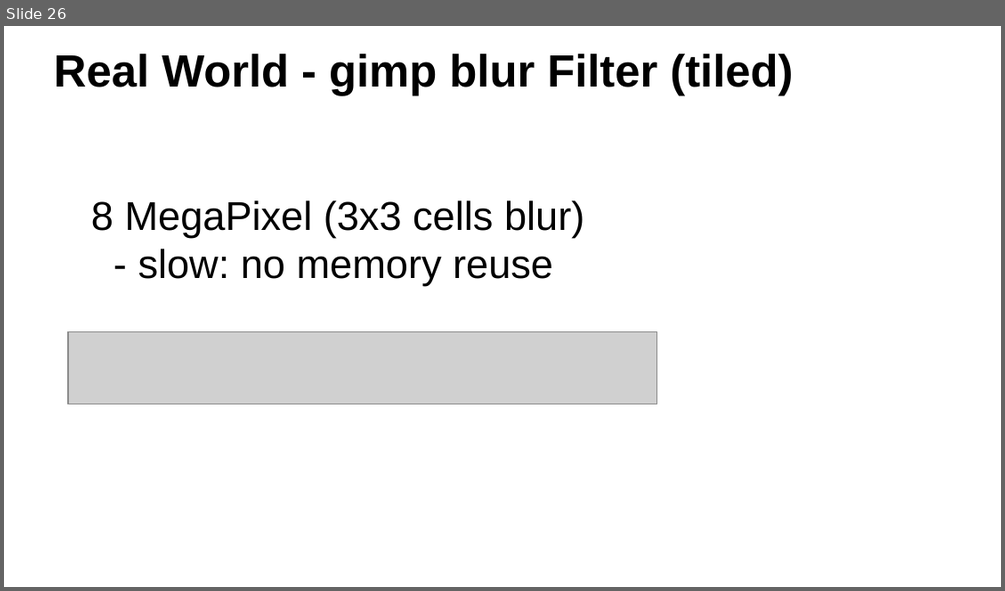
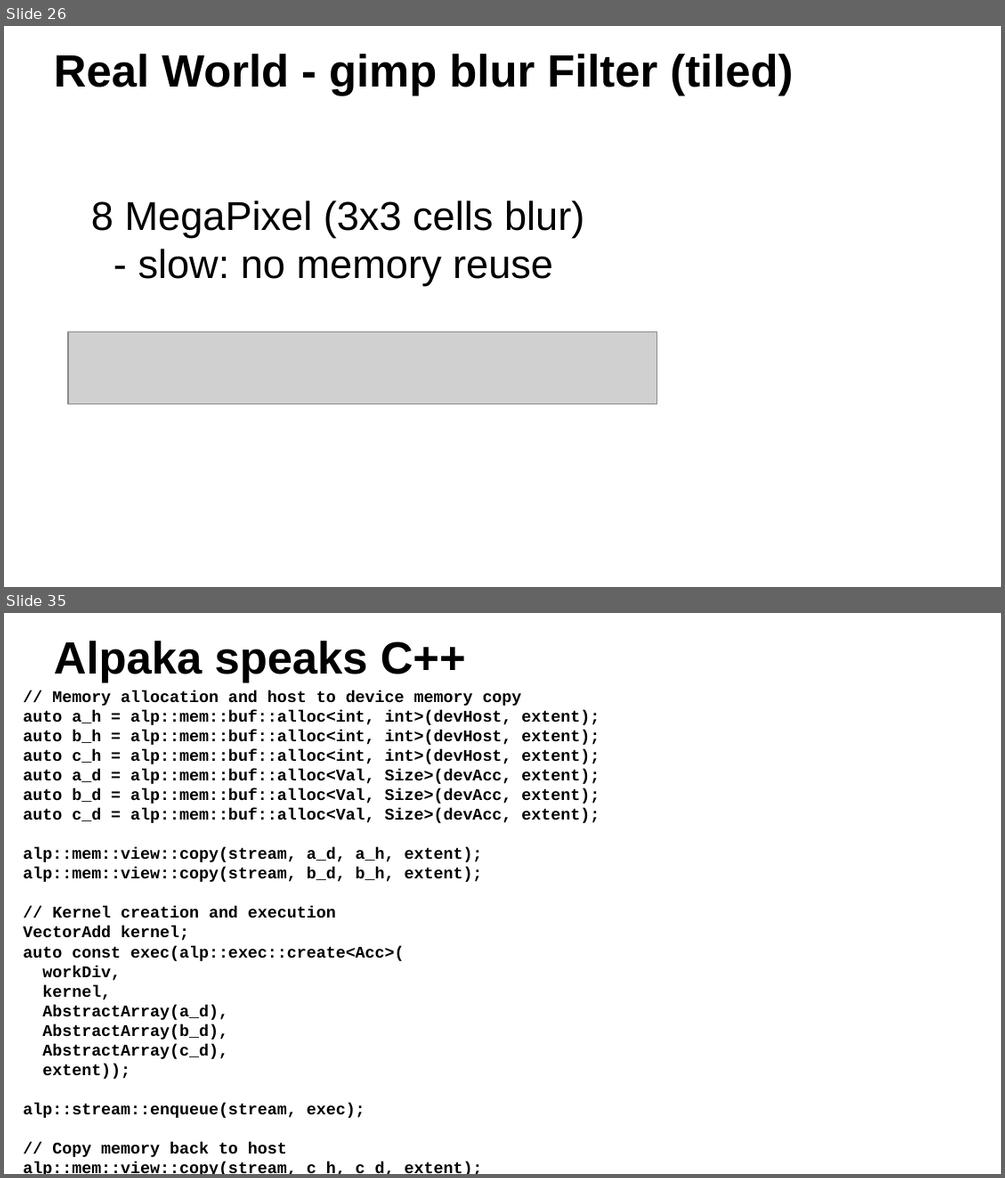
Before and after one commit to ax3l/datenspuren_2016, a slide deck: Slides.odp. Shown one above the other, each under a label of ours: slide 26 before the commit, slides 26 and 35 after it; the slides between them are not shown. The pictures are 1005x591 and 1005x1178 pixels, drawn with LibreOffice and Linux fonts; fonts in the diff are those of the drawing; grey boxes stand for pictures; background and template pictures are left out. Boxes give left, top, right and bottom in pixels: in the first picture for what was removed or moved away, otherwise in the second. Text is boxed around its words. In the diff, an @@ line names an element or a change of style, - is before the commit and + after.

Commit message:
more slides
- openmp 4.5
- openacc
- alpaka

```diff
--- a/Slides.odp
+++ b/Slides.odp
@@ slide 35 added at box(4, 613, 1001, 1174), background #FFFFFF @@
@@ title added at box(54, 641, 466, 683), 36 pt, text #000000, bold @@
+Alpaka speaks C++
@@ text added at box(23, 690, 599, 1157), 13 pt, text #000000, bold @@
+// Memory allocation and host to device memory copy
+auto a_h = alp::mem::buf::alloc<int, int>(devHost, extent);
+auto b_h = alp::mem::buf::alloc<int, int>(devHost, extent);
+auto c_h = alp::mem::buf::alloc<int, int>(devHost, extent);
+auto a_d = alp::mem::buf::alloc<Val, Size>(devAcc, extent);
+auto b_d = alp::mem::buf::alloc<Val, Size>(devAcc, extent);
+auto c_d = alp::mem::buf::alloc<Val, Size>(devAcc, extent);
+alp::mem::view::copy(stream, a_d, a_h, extent);
+alp::mem::view::copy(stream, b_d, b_h, extent);
+// Kernel creation and execution
+VectorAdd kernel;
+auto const exec(alp::exec::create<Acc>(
+workDiv,
+kernel,
+AbstractArray(a_d),
+AbstractArray(b_d),
+AbstractArray(c_d),
+extent));
+alp::stream::enqueue(stream, exec);
+// Copy memory back to host
+alp::mem::view::copy(stream, c_h, c_d, extent);
@@ rectangle added at box(15, 1111, 987, 1161), fill #FFFFFF, outline #FFFFFF 0 pt @@
```
Also in this commit, not shown: 6 slides changed, 7 other slides added.
